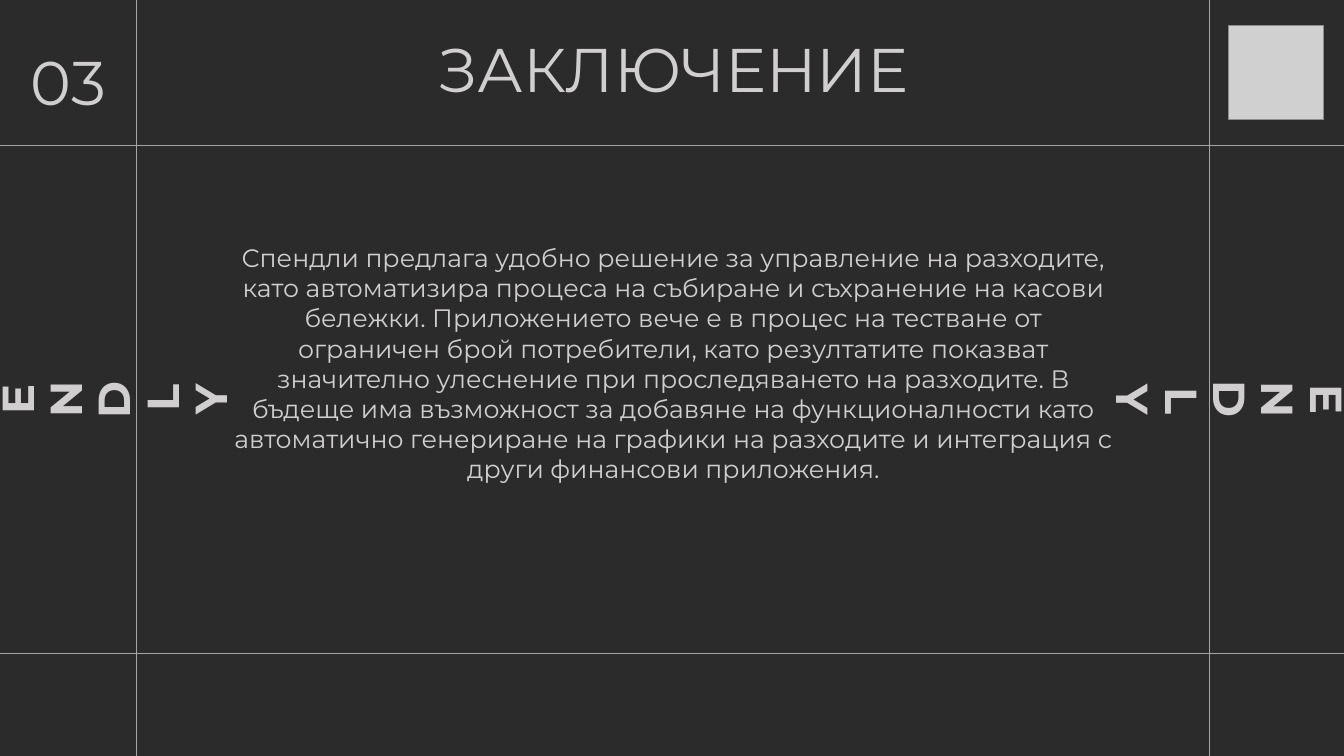
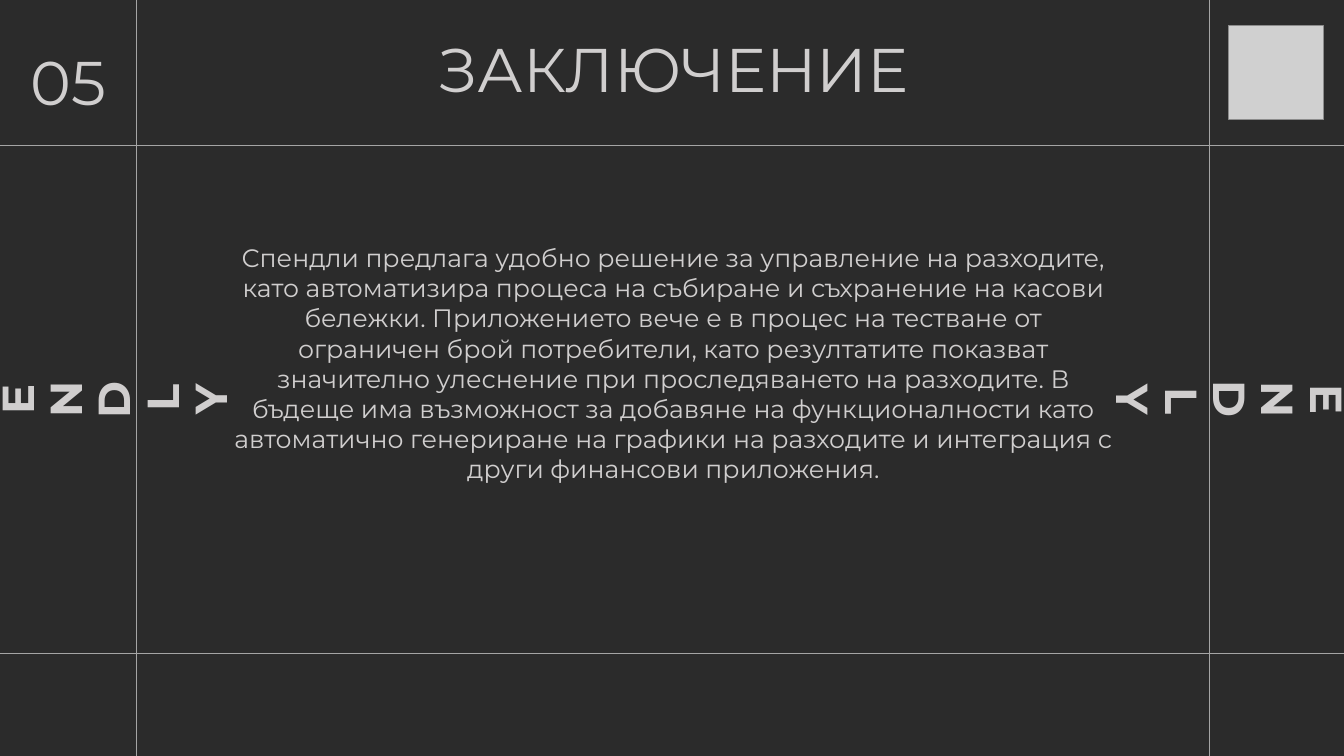
Before and after one commit to BRMilev22/spendly-mobile, a slide deck: slide 7 of docx/Spendly.pptx (slide 5 before the commit). Drawn at 1344x756 pixels with LibreOffice and Linux fonts; fonts in the diff are those of the drawing; grey boxes stand for pictures; background and template pictures are left out; a plain dark background stands for a picture behind light text. Boxes give left, top, right and bottom in pixels: in the first picture for what was removed or moved away, otherwise in the second. Text is boxed around its words. In the diff, an @@ line names an element or a change of style, - is before the commit and + after.

```diff
--- a/docx/Spendly.pptx
+++ b/docx/Spendly.pptx
@@ text at (30,61,106,106): text changed @@
-03
+05
```
Also in this commit, not shown: 3 other slides changed, 2 slides added, 2 other files.
